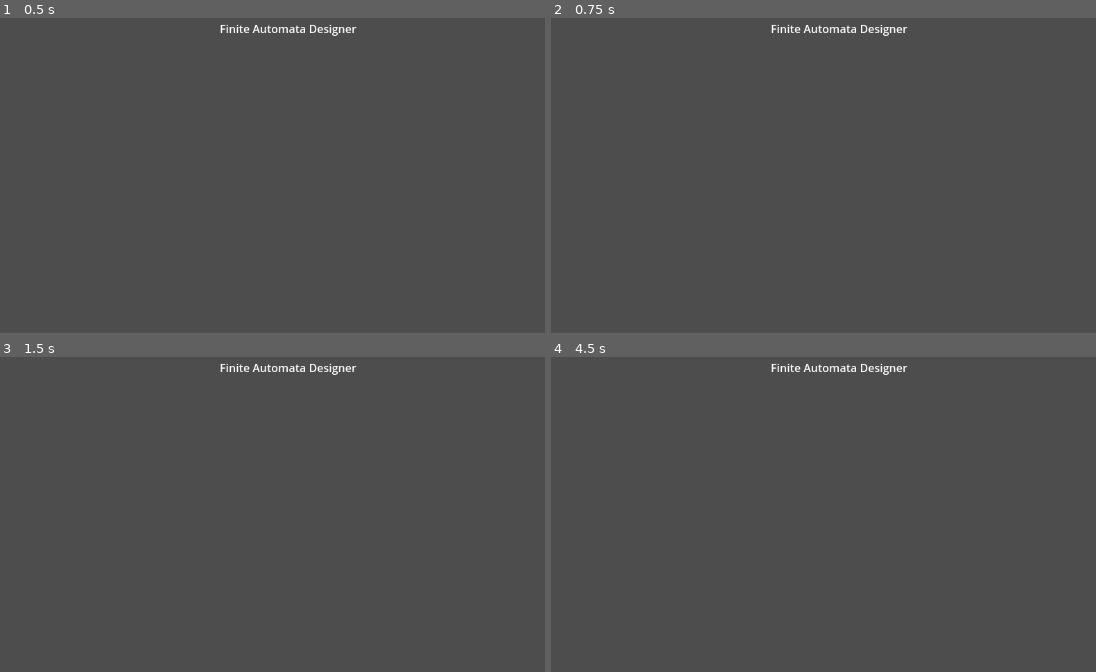
Above: before the commit, frames 1-4 (two rows, left to right).
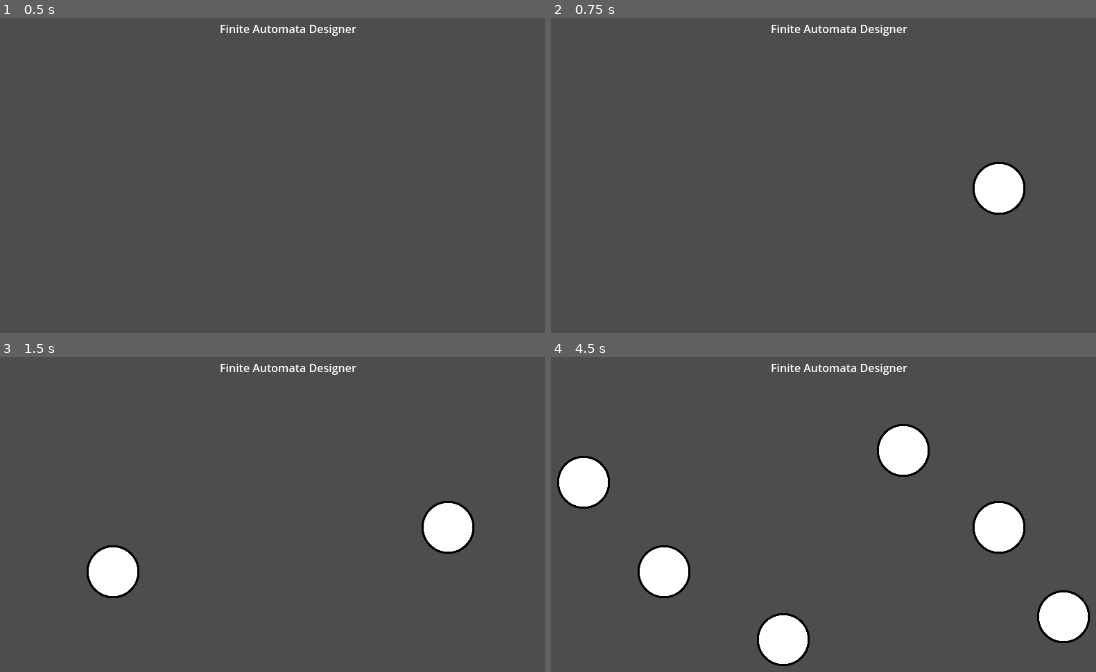
Above: after the commit, the same moments.

Repository: ParthP22/FiniteAutomataDesigner
Game: Godot game, scene res://main.tscn
Same seed, same stepped clock (60 frames per second), same inputs: the game is played once before the commit and once after it.
Inputs (mouse positions are in pixels of both pictures, inside the frame that each line leads up to):
- Up to frame 1 (0.5 s): no input
- Up to frame 2 (0.75 s): tap Enter at 0.5 s; move the mouse to (997, 188) at 0.52 s; click (997, 188) at 0.67 s
- Up to frame 3 (1.5 s): tap Space at 1.25 s; move the mouse to (114, 571) at 1.27 s; click (114, 571) at 1.42 s
- Up to frame 4 (4.5 s): tap Enter at 2, 3.5 s; move the mouse to (905, 451) at 2.02 s; click (905, 451) at 2.17 s; tap Space at 2.75, 4.25 s; move the mouse to (785, 640) at 2.77 s; click (785, 640) at 2.92 s; move the mouse to (1063, 615) at 3.52 s; click (1063, 615) at 3.67 s; move the mouse to (583, 483) at 4.27 s; click (583, 483) at 4.42 s

Frame 1 is identical in both runs. In frame 2, 1.3% of the frame differs, in the area x 77-87%, y 45-63%; in frame 3, 2.6%; in frame 4, 7.8%, in the area x 1-99%, y 21-99%.

Commit message:
spawn fa_node.tscn at mouse position

Diff:
--- a/finite-automata-designer/click_handler.gd
+++ b/finite-automata-designer/click_handler.gd
@@ -1,5 +1,4 @@
 extends Area2D
-
 
 # Called when the node enters the scene tree for the first time.
 func _ready():
@@ -7,10 +6,16 @@
 
 func _input(event):
 	if event is InputEventMouseButton and event.button_index == MOUSE_BUTTON_LEFT and event.pressed:
-		_on_click()
+		spawn_fa_node(get_global_mouse_position())
 
-func _on_click():
-	print("Node clicked!")
+func spawn_fa_node(mousePos: Vector2):
+	print("Node clicked! Spawning FA!")
+
+	var fa_scene = load("res://fa_node.tscn")
+	var fa_instance = fa_scene.instantiate()
+	fa_instance.position = mousePos
+	get_parent().add_child(fa_instance)
+
 # Called every frame. 'delta' is the elapsed time since the previous frame.
 func _process(delta):
 	pass
